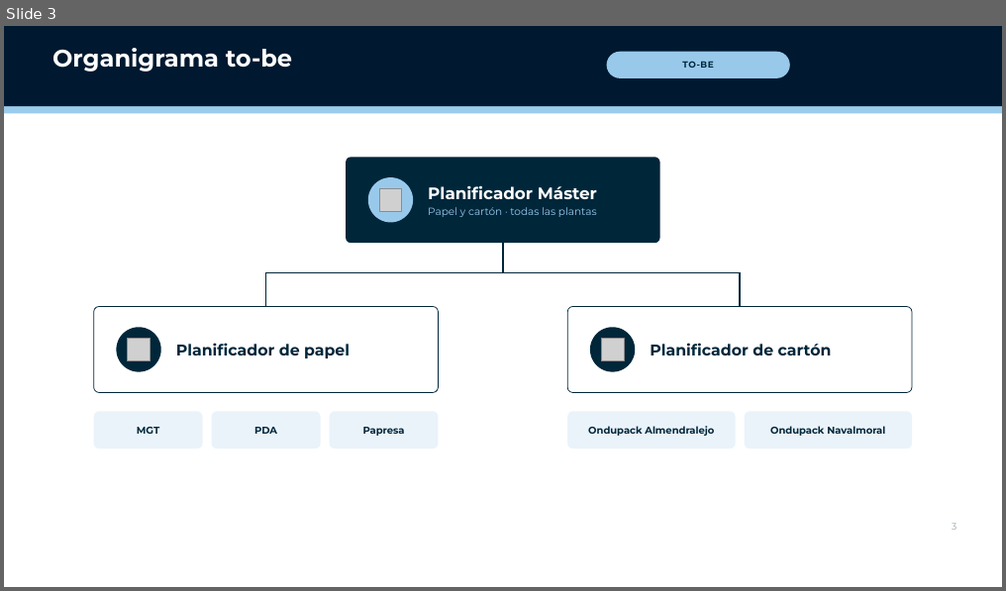
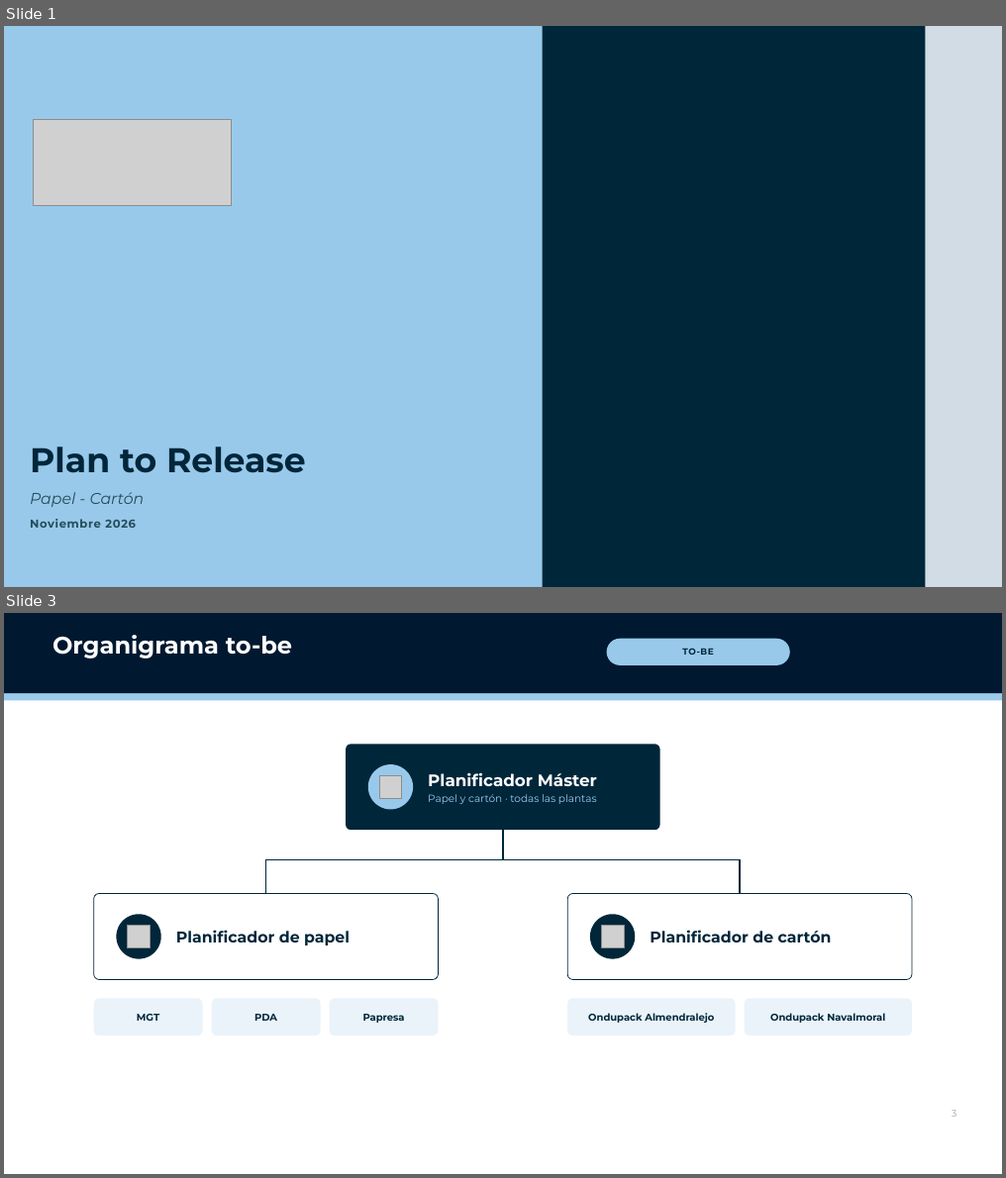
Before and after one commit to Enrique24799/AGSA, a slide deck: presentaciones/Flujo_Planificacion_Plantas.pptx. Shown one above the other, each under a label of ours: slide 3 before the commit, slides 1 and 3 after it; the slides between them are not shown. The pictures are 1006x591 and 1006x1178 pixels, drawn with LibreOffice and Linux fonts; fonts in the diff are those of the drawing; grey boxes stand for pictures; background and template pictures are left out. Boxes give left, top, right and bottom in pixels: in the first picture for what was removed or moved away, otherwise in the second. Text is boxed around its words. In the diff, an @@ line names an element or a change of style, - is before the commit and + after.

```diff
--- a/presentaciones/Flujo_Planificacion_Plantas.pptx
+++ b/presentaciones/Flujo_Planificacion_Plantas.pptx
@@ slide 1 added at <box>4,26,1002,587</box>, background #FFFFFF @@
@@ rectangle added at <box>4,26,555,587</box>, fill #98C9EB @@
@@ rectangle added at <box>543,26,926,587</box>, fill #00263A @@
@@ rectangle added at <box>926,26,1002,587</box>, fill #D2DCE5 @@
@@ picture added at <box>33,119,232,205</box> @@
@@ title added at <box>30,447,306,528</box>, 33 pt, text #244C5A, bold @@
+Plan to Release
+Papel - Cartón
+Noviembre 2026
```
Also in this commit, not shown: 2 slides changed, 1 other file.
